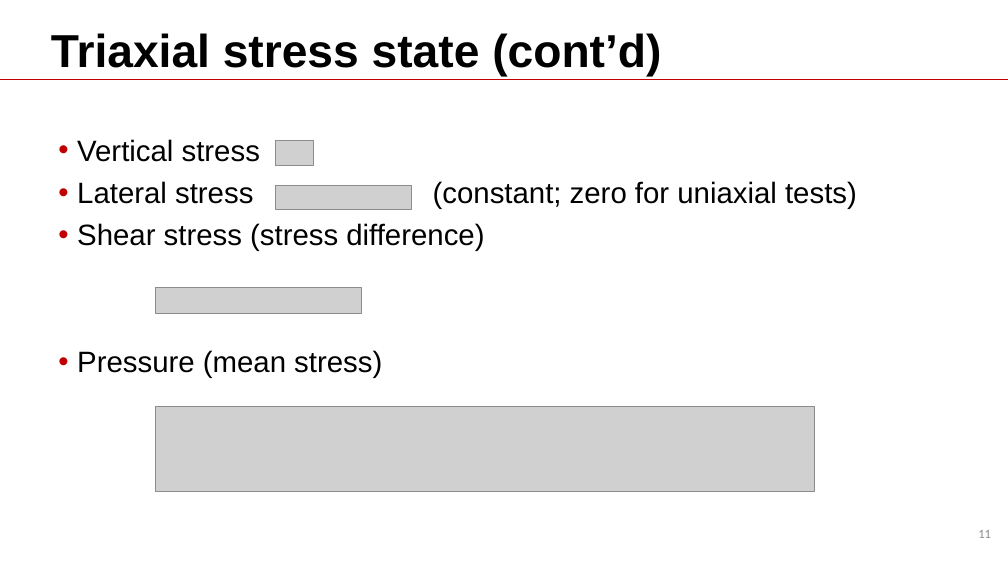
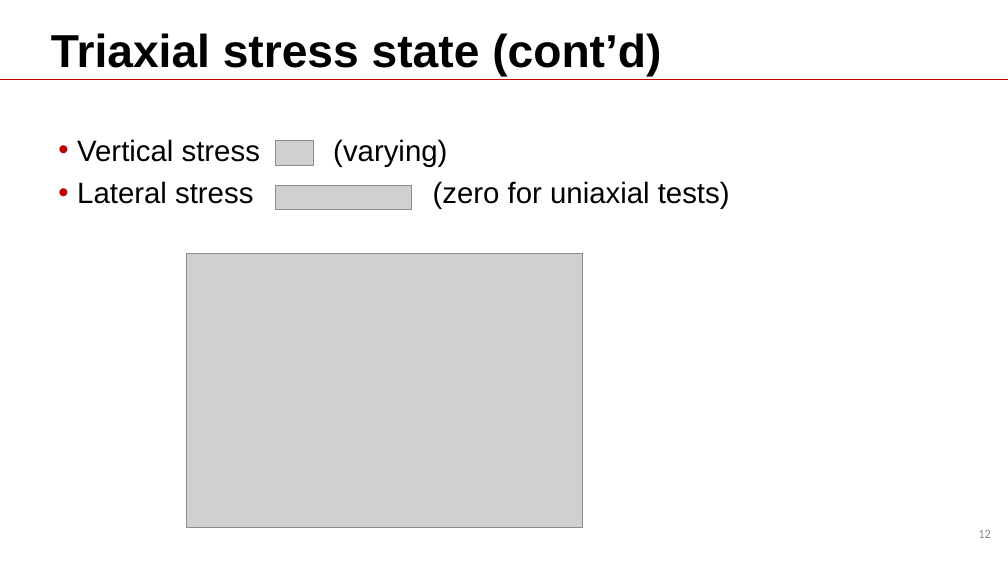
Before and after one commit to Batmanabcdefg/AbaqusTraining, a slide deck: slide 12 of Training.pptx (slide 11 before the commit). Drawn at 1008x567 pixels with LibreOffice and Linux fonts; fonts in the diff are those of the drawing; grey boxes stand for pictures; background and template pictures are left out. Boxes give left, top, right and bottom in pixels: in the first picture for what was removed or moved away, otherwise in the second. Text is boxed around its words. In the diff, an @@ line names an element or a change of style, - is before the commit and + after.

```diff
--- a/Training.pptx
+++ b/Training.pptx
@@ text at (x1=77, y1=139, x2=730, y2=209): text changed @@
-• Vertical stress
-• Lateral stress (constant; zero for uniaxial tests)
-• Shear stress (stress difference)
-• Pressure (mean stress)
+• Vertical stress (varying)
+• Lateral stress (zero for uniaxial tests)
@@ picture added at (x1=187, y1=253, x2=583, y2=529) @@
@@ picture removed at (x1=156, y1=287, x2=361, y2=314) @@
@@ picture removed at (x1=156, y1=406, x2=814, y2=492) @@
```
Also in this commit, not shown: 1 other slide changed, 4 slides added.
